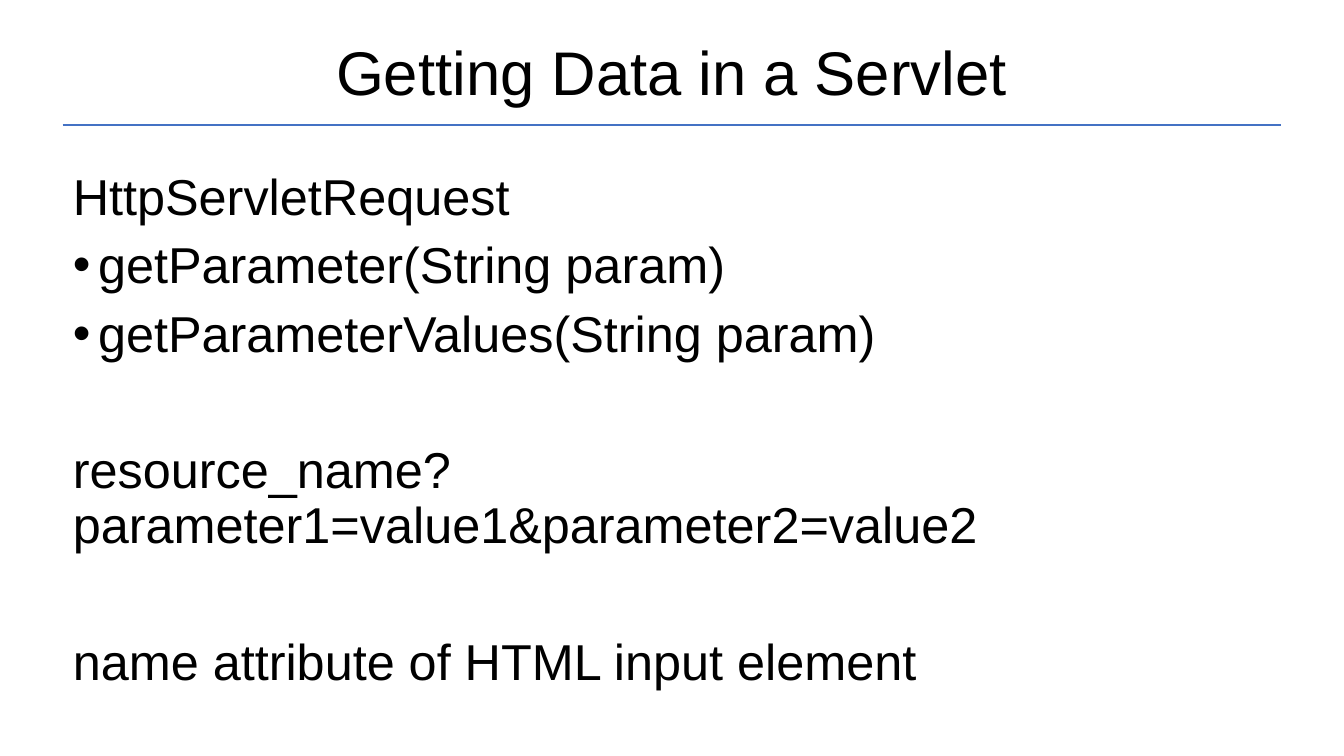
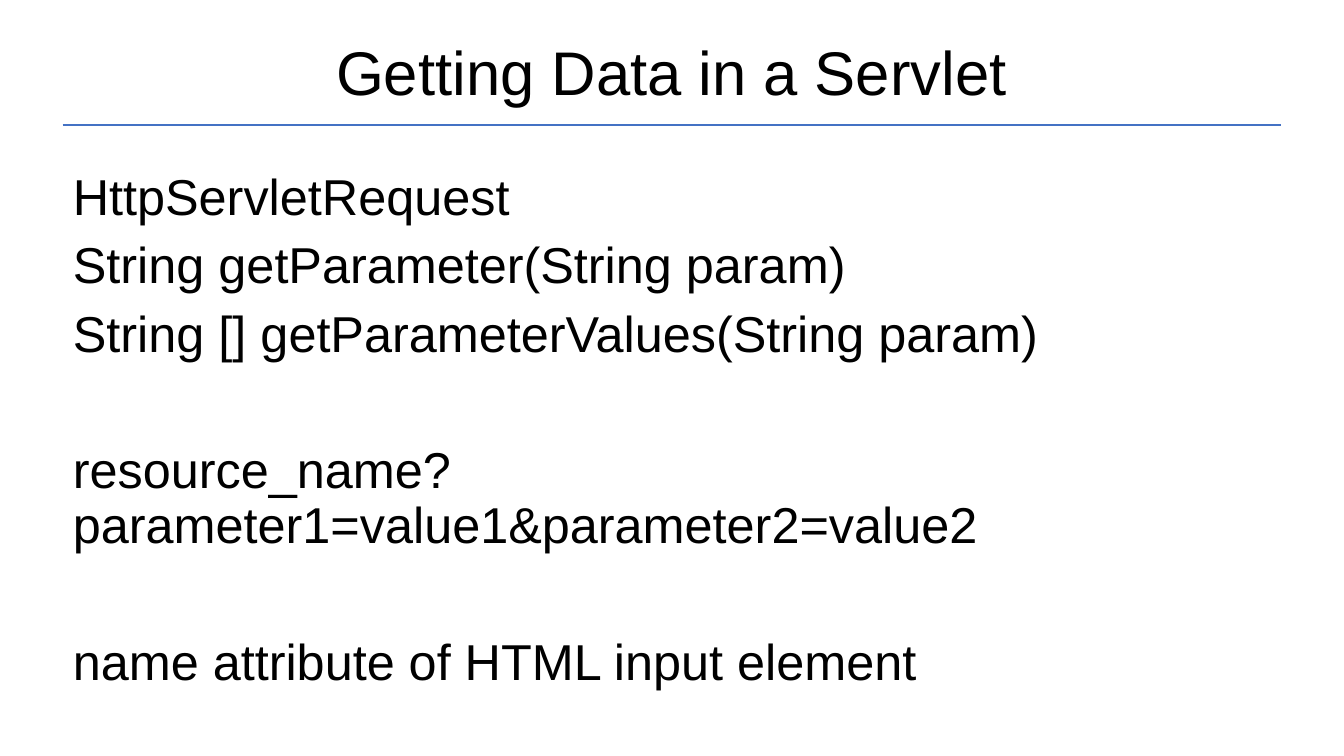
Before and after one commit to Garnik94/Levelup_presentations, a slide deck: slide 10 of Servlet/Servlet_Presentation.pptx. Drawn at 1344x756 pixels with LibreOffice and Linux fonts; fonts in the diff are those of the drawing. Boxes give left, top, right and bottom in pixels: in the first picture for what was removed or moved away, otherwise in the second. Text is boxed around its words. In the diff, an @@ line names an element or a change of style, - is before the commit and + after.

```diff
--- a/Servlet/Servlet_Presentation.pptx
+++ b/Servlet/Servlet_Presentation.pptx
@@ text at (73,246,1038,362): text changed @@
-• getParameter(String param)
-• getParameterValues(String param)
+String getParameter(String param)
+String [] getParameterValues(String param)
```
Also in this commit, not shown: 2 other files.
